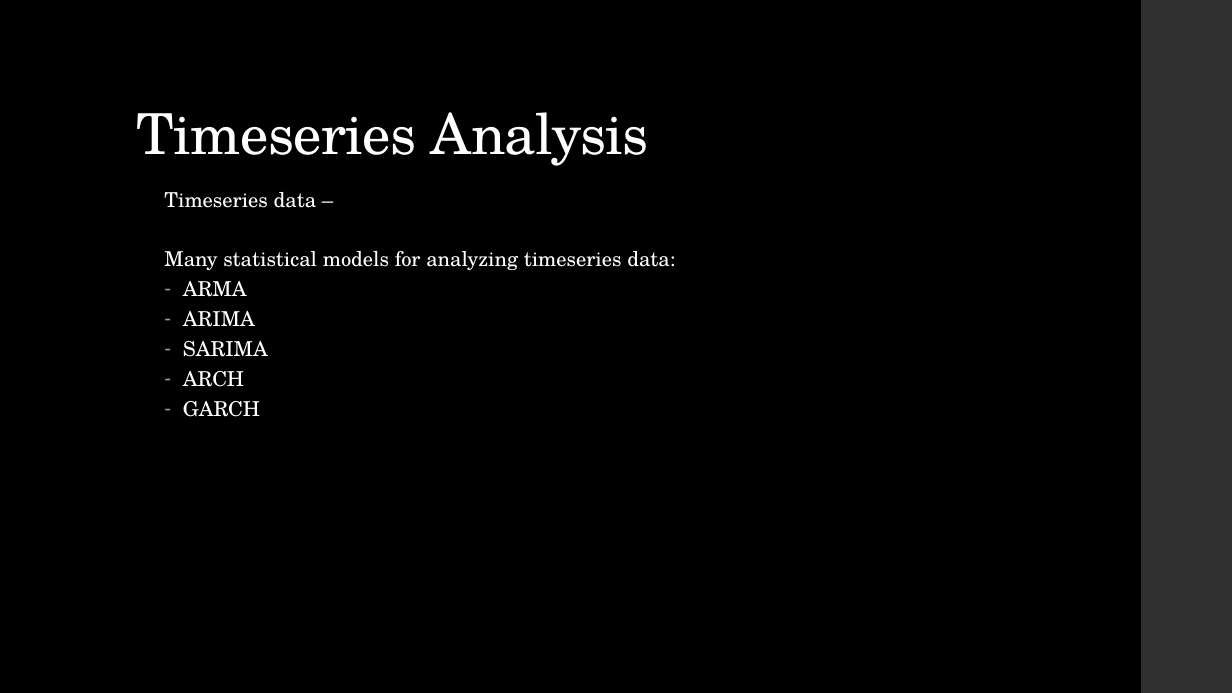
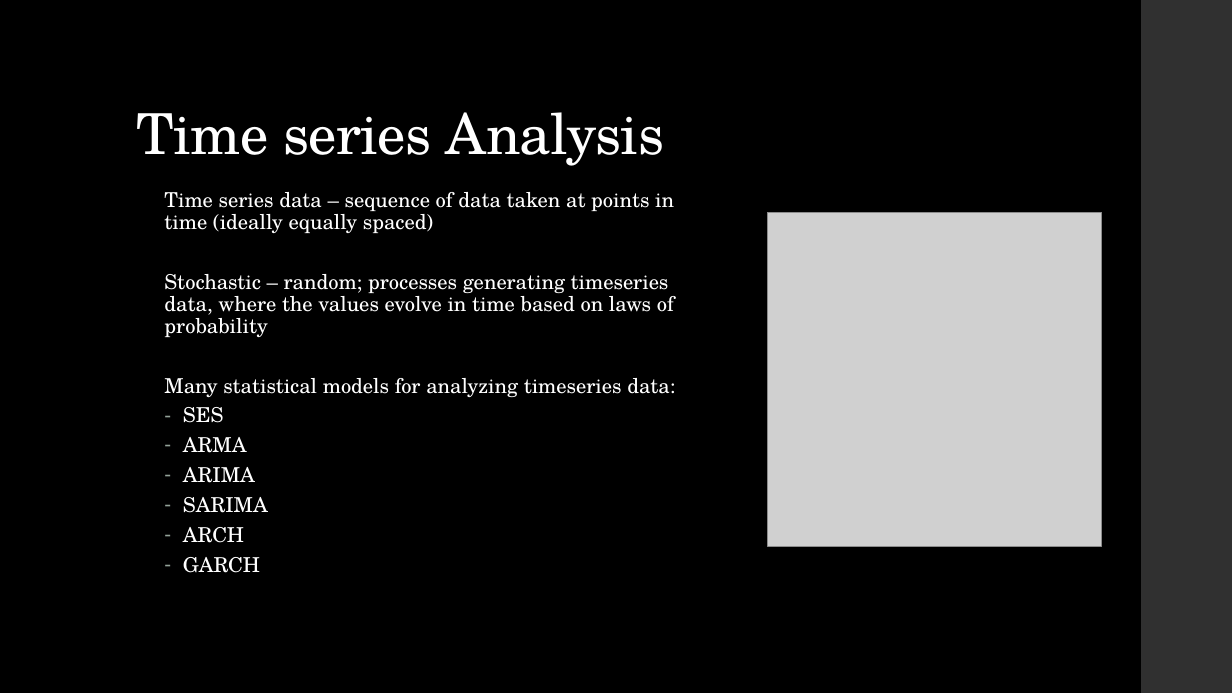
Before and after one commit to LaunchCoderGirlSTL/Data-Science-Assignments, a slide deck: slide 5 of course_material/week_11/week_11_presentation.pptx. Drawn at 1232x693 pixels with LibreOffice and Linux fonts; fonts in the diff are those of the drawing; grey boxes stand for pictures. Boxes give left, top, right and bottom in pixels: in the first picture for what was removed or moved away, otherwise in the second. Text is boxed around its words. In the diff, an @@ line names an element or a change of style, - is before the commit and + after.

```diff
--- a/course_material/week_11/week_11_presentation.pptx
+++ b/course_material/week_11/week_11_presentation.pptx
@@ title at (137,112,664,166): spaces changed @@
-Timeseries Analysis
+Time series Analysis
@@ text at (164,192,674,337): text changed @@
-  Timeseries data –
+  Time series data – sequence of data taken at points in time (ideally equally spaced)
+  Stochastic – random; processes generating timeseries data, where the values evolve in time based on laws of probability
@@ picture added at (768,213,1102,546) @@
@@ text at (183,407,224,423): paragraph added @@
+  – SES
```
Also in this commit, not shown: 6 other slides changed, 2 slides added, 1 slide removed, 3 other files.
